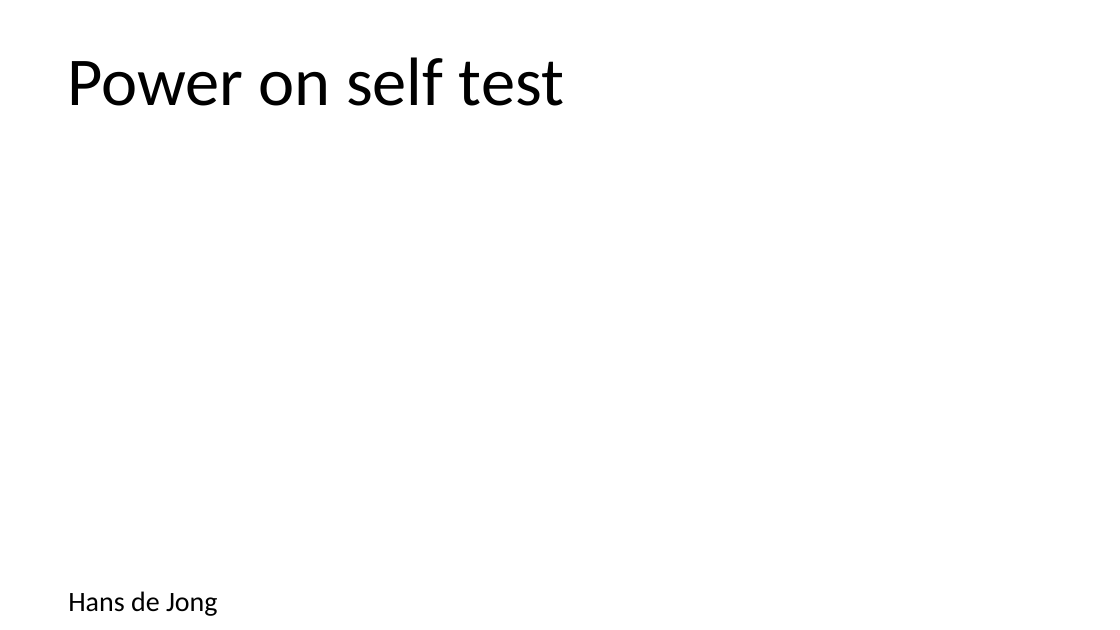
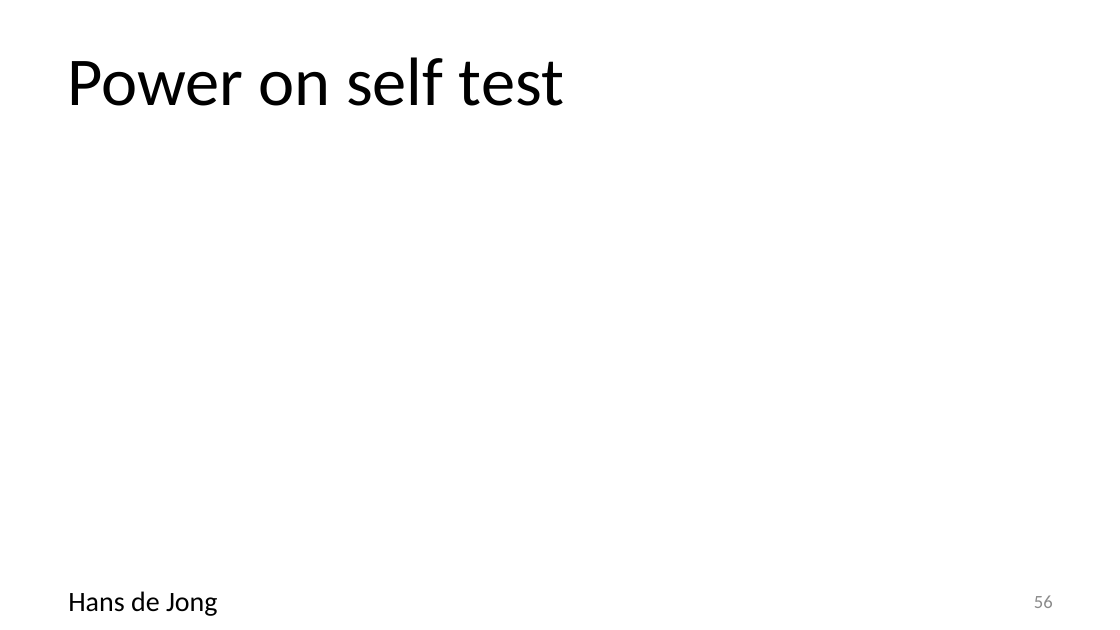
Before and after one commit to hansdejongehv/Weekendschool-PiAndMore, a slide deck: slide 56 of PiAndMore/Part-1--Breadboard/PiAndMore workshop physical computing with Arduino - part 1 - Beginners and Advanced.v0.3.pptx (slide 49 before the commit). Drawn at 1120x630 pixels with LibreOffice and Linux fonts; fonts in the diff are those of the drawing; background and template pictures are left out. Boxes give left, top, right and bottom in pixels: in the first picture for what was removed or moved away, otherwise in the second. Text is boxed around its words. In the diff, an @@ line names an element or a change of style, - is before the commit and + after.

```diff
--- a/PiAndMore/Part-1--Breadboard/PiAndMore workshop physical computing with Arduino - part 1 - Beginners and Advanced.v0.3.pptx
+++ b/PiAndMore/Part-1--Breadboard/PiAndMore workshop physical computing with Arduino - part 1 - Beginners and Advanced.v0.3.pptx
@@ page number added at [1034,595,1053,608], 12 pt, text #8C8C8C @@
+56
```
Also in this commit, not shown: 40 other slides changed, 12 slides added, 3 slides removed, 1 other file.
